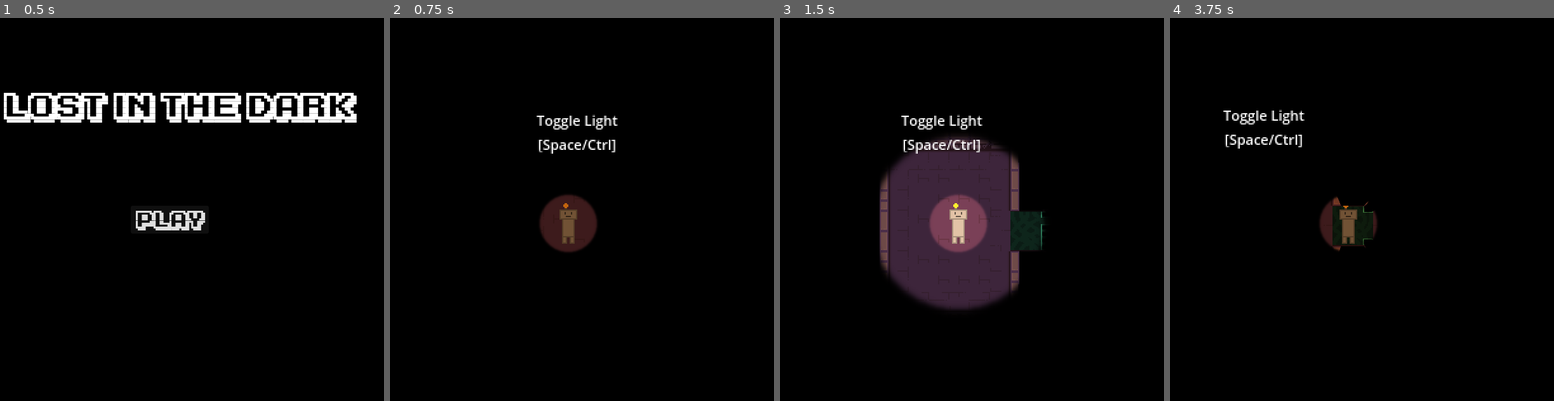
Above: before the commit, frames 1-4 (left to right).
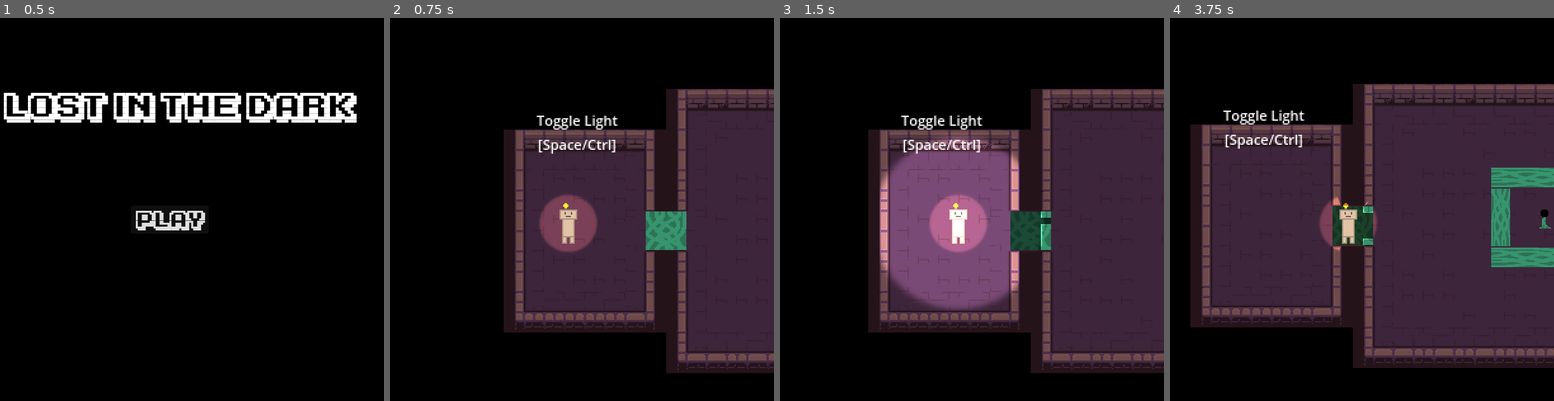
Above: after the commit, the same moments.

Repository: CookieCherith0969/GDM-Assignment-4
Game: Godot game, scene res://Scenes/StartMenu.tscn
The game is run twice, just before and just after one commit, with the same random seed, the same clock (stepped at 60 frames per second) and the same inputs.
Inputs (mouse positions are in pixels of both pictures, inside the frame that each line leads up to):
- Up to frame 1 (0.5 s): no input
- Up to frame 2 (0.75 s): click "PLAY" at 0.5 s
- Up to frame 3 (1.5 s): tap Enter at 1.25 s; move the mouse to (1048, 201) at 1.27 s; hold D (Right) from 1.28 s (still down); hold Space (Light) from 1.28 s (still down)
- Up to frame 4 (3.75 s): move the mouse to (1266, 243) at 2.02 s; release D (Right) at 2.03 s; release Space (Light) at 2.03 s; hold S (Down) 2.03-2.78 s; tap Space (Light) at 2.1, 3.6 s; tap R (Reset) at 2.75 s; move the mouse to (1388, 132) at 2.77 s; hold D (Right) 2.78-3.53 s; hold Space (Light) 2.78-3.53 s; move the mouse to (1327, 305) at 3.52 s; hold W (Up) from 3.53 s (still down)

Frame 1 is identical in both runs. In frame 2, 43% of the frame differs, in the area x 29-100%, y 18-93%; in frame 3, 48%; in frame 4, 61%, in the area x 5-100%, y 17-92%.

Commit message:
New light types, swapped some lights to non-raycast versions

Diff:
--- a/Scenes/Levels/BatteryLevel.tscn
+++ b/Scenes/Levels/BatteryLevel.tscn
@@ -13,6 +13,7 @@
 [ext_resource type="PackedScene" uid="uid://dudk7d7ss8mki" path="res://Scenes/Glass.tscn" id="11_egktx"]
 [ext_resource type="PackedScene" path="res://Scenes/hive.tscn" id="12_nt2eq"]
 [ext_resource type="PackedScene" path="res://Scenes/inverted_power_gate.tscn" id="13_1tg8b"]
+[ext_resource type="PackedScene" uid="uid://kgh665ni5kcx" path="res://Scenes/inverted_deco_light.tscn" id="15_3jseq"]
 
 [sub_resource type="RectangleShape2D" id="RectangleShape2D_w4faw"]
 size = Vector2(64, 5)
@@ -23,6 +24,7 @@
 layer_0/tile_data = PackedInt32Array(-65538, 196608, 2, -65537, 196608, 2, -131072, 131072, 2, -131071, 196608, 2, -131 …(14793 unchanged characters)…
 
 [node name="CanvasModulate" type="CanvasModulate" parent="."]
+visible = false
 color = Color(0, 0, 0, 1)
 
 [node name="Enemies" type="Node2D" parent="."]
@@ -111,13 +113,6 @@
 texture_scale = 1.42853
 lights_lightables = false
 radius = 64.284
-start_powered = true
-
-[node name="CeilingLight4" parent="Map" instance=ExtResource("4_ftjt1")]
-position = Vector2(-241, -855)
-color = Color(0.109804, 0.470588, 0.921569, 0.741176)
-lights_lightables = false
-lights_player = false
 start_powered = true
 
 [node name="Player" parent="." instance=ExtResource("3_2u5ik")]
@@ -186,33 +181,6 @@
 [node name="Hive" parent="." instance=ExtResource("12_nt2eq")]
 position = Vector2(65, -816)
 
-[node name="CeilingLight" parent="." instance=ExtResource("4_ftjt1")]
-position = Vector2(-122, -705)
-color = Color(0.847059, 0, 0.0470588, 0.713726)
-texture_scale = 0.476244
-lights_lightables = false
-lights_player = false
-radius = 21.431
-start_powered = true
-
-[node name="CeilingLight2" parent="." instance=ExtResource("4_ftjt1")]
-position = Vector2(-31, -641)
-color = Color(0.847059, 0, 0.0470588, 0.713726)
-texture_scale = 0.476244
-lights_lightables = false
-lights_player = false
-radius = 21.431
-start_powered = true
-
-[node name="CeilingLight3" parent="." instance=ExtResource("4_ftjt1")]
-position = Vector2(17, -818)
-color = Color(0.847059, 0, 0.0470588, 0.713726)
-texture_scale = 0.476244
-lights_lightables = false
-lights_player = false
-radius = 21.431
-start_powered = true
-
 [node name="CeilingLight4" parent="." instance=ExtResource("4_ftjt1")]
 position = Vector2(-161, -706)
 enabled = false
@@ -223,7 +191,7 @@
 start_powered = false
 
 [node name="CeilingLight5" parent="." instance=ExtResource("4_ftjt1")]
-position = Vector2(-17, -814)
+position = Vector2(0, -816)
 enabled = false
 texture_scale = 1.64016
 lights_lightables = false
@@ -231,24 +199,6 @@
 power_id = 3
 start_powered = false
 
-[node name="CeilingLight6" parent="." instance=ExtResource("4_ftjt1")]
-position = Vector2(0, -481)
-color = Color(0.847059, 0, 0.0470588, 0.713726)
-texture_scale = 0.476244
-lights_lightables = false
-lights_player = false
-radius = 21.431
-start_powered = true
-
-[node name="CeilingLight7" parent="." instance=ExtResource("4_ftjt1")]
-position = Vector2(0, -254)
-color = Color(0.847059, 0, 0.0470588, 0.713726)
-texture_scale = 0.476244
-lights_lightables = false
-lights_player = false
-radius = 21.431
-start_powered = true
-
 [node name="PowerGate5" parent="." instance=ExtResource("7_dvlgi")]
 position = Vector2(-232, -824)
 power_id = 3
@@ -257,5 +207,33 @@
 position = Vector2(-248, -824)
 power_id = 3
 
+[node name="InvertedDecoLight" parent="." instance=ExtResource("15_3jseq")]
+position = Vector2(-1, -234)
+texture_scale = 0.777778
+radius = 35.0
+
+[node name="InvertedDecoLight2" parent="." instance=ExtResource("15_3jseq")]
+position = Vector2(-50, -636)
+texture_scale = 0.777778
+radius = 35.0
+
+[node name="InvertedDecoLight3" parent="." instance=ExtResource("15_3jseq")]
+position = Vector2(-161, -706)
+texture_scale = 0.777778
+radius = 35.0
+power_id = 3
+
+[node name="InvertedDecoLight4" parent="." instance=ExtResource("15_3jseq")]
+position = Vector2(0, -816)
+texture_scale = 0.777778
+radius = 35.0
+power_id = 3
+
+[node name="InvertedDecoLight5" parent="." instance=ExtResource("15_3jseq")]
+position = Vector2(-241, -851)
+color = Color(0.239216, 0.541176, 0.87451, 0.788235)
+texture_scale = 1.0
+radius = 45.0
+
 [connection signal="body_entered" from="PowerTrigger" to="PowerTrigger" method="_on_body_entered"]
 [connection signal="trigger" from="PowerTrigger" to="Label2" method="reveal"]
--- a/Scenes/Levels/LampLevel.tscn
+++ b/Scenes/Levels/LampLevel.tscn
@@ -22,6 +22,7 @@
 layer_1/tile_data = PackedInt32Array(262140, 1, 4, 262141, 196609, 4, 262142, 262145, 4, 262143, 131073, 4, 196608, 131 …(4830 unchanged characters)…
 
 [node name="CanvasModulate" type="CanvasModulate" parent="."]
+visible = false
 color = Color(0, 0, 0, 1)
 
 [node name="Enemies" type="Node2D" parent="."]
--- a/Scenes/Levels/Tutorial.tscn
+++ b/Scenes/Levels/Tutorial.tscn
@@ -7,15 +7,17 @@
 [ext_resource type="PackedScene" path="res://Scenes/lightGate.tscn" id="3_ysgnm"]
 [ext_resource type="PackedScene" uid="uid://c042mnm23xyoo" path="res://Scenes/lampPlant.tscn" id="4_pwxd5"]
 [ext_resource type="PackedScene" uid="uid://tqdff6nllier" path="res://Scenes/Key.tscn" id="5_ct3nx"]
-[ext_resource type="PackedScene" uid="uid://ow70hbsvy5xi" path="res://Scenes/lockedDoor.tscn" id="6_wdsr3"]
+[ext_resource type="PackedScene" path="res://Scenes/lockedDoor.tscn" id="6_wdsr3"]
 [ext_resource type="PackedScene" uid="uid://dudk7d7ss8mki" path="res://Scenes/Glass.tscn" id="7_0eb6t"]
-[ext_resource type="PackedScene" uid="uid://b2suve1qcxwg0" path="res://Scenes/LevelExit.tscn" id="9_k4sq3"]
-[ext_resource type="PackedScene" uid="uid://ct4mbup2rhftj" path="res://Scenes/hive.tscn" id="10_6yq8q"]
-[ext_resource type="PackedScene" uid="uid://xs0r1byb1prb" path="res://Scenes/ceiling_light.tscn" id="10_31b4y"]
+[ext_resource type="PackedScene" path="res://Scenes/LevelExit.tscn" id="9_k4sq3"]
+[ext_resource type="PackedScene" path="res://Scenes/hive.tscn" id="10_6yq8q"]
+[ext_resource type="PackedScene" uid="uid://kgh665ni5kcx" path="res://Scenes/inverted_deco_light.tscn" id="13_1tqma"]
+[ext_resource type="PackedScene" uid="uid://24gtspt7nbjk" path="res://Scenes/deco_light.tscn" id="13_by1bg"]
 
 [node name="TutorialLevel" type="Node2D"]
 
 [node name="CanvasModulate" type="CanvasModulate" parent="."]
+visible = false
 color = Color(0, 0, 0, 1)
 
 [node name="Label" type="Label" parent="."]
@@ -117,22 +119,16 @@
 rotation = 1.5708
 scale = Vector2(2, 1)
 
-[node name="CeilingLight" parent="." instance=ExtResource("10_31b4y")]
-position = Vector2(454, -81)
-color = Color(0.239216, 0.541176, 0.87451, 1)
-texture_scale = 1.00531
-lights_lightables = false
-lights_player = false
-radius = 45.239
-start_powered = true
+[node name="InvertedDecoLight" parent="." instance=ExtResource("13_1tqma")]
+position = Vector2(516, 12)
 
-[node name="CeilingLight2" parent="." instance=ExtResource("10_31b4y")]
-position = Vector2(519, 7)
-color = Color(0.847059, 0, 0.0470588, 0.713726)
-texture_scale = 0.793667
-lights_lightables = false
-lights_player = false
-radius = 35.715
-start_powered = true
+[node name="InvertedDecoLight2" parent="." instance=ExtResource("13_1tqma")]
+position = Vector2(455, -83)
+color = Color(0.239216, 0.541176, 0.87451, 0.788235)
+texture_scale = 1.0
+radius = 45.0
+
+[node name="DecoLight" parent="." instance=ExtResource("13_by1bg")]
+position = Vector2(471, 10)
 
 [connection signal="failed_open" from="Objects/LockedDoor" to="Label2" method="reveal"]
--- /dev/null
+++ b/Scenes/deco_light.tscn
@@ -0,0 +1,18 @@
+[gd_scene load_steps=4 format=3 uid="uid://24gtspt7nbjk"]
+
+[ext_resource type="Texture2D" uid="uid://pjmvuxj7cjlu" path="res://Art/PlaceholderArt/GlowLight.png" id="1_02agb"]
+[ext_resource type="Script" path="res://Scripts/DecoLight.gd" id="2_0bxs8"]
+[ext_resource type="Texture2D" uid="uid://ci43jde51dx1e" path="res://Art/2D Pixel Dungeon Asset Pack/items and trap_animation/torch/torch_4.png" id="3_i3pkl"]
+
+[node name="DecoLight" type="PointLight2D"]
+enabled = false
+color = Color(0.239216, 0.541176, 0.87451, 0.788235)
+shadow_enabled = true
+shadow_filter = 1
+texture = ExtResource("1_02agb")
+texture_scale = 1.11111
+script = ExtResource("2_0bxs8")
+
+[node name="Torch4" type="Sprite2D" parent="."]
+modulate = Color(1, 1, 1, 0.219608)
+texture = ExtResource("3_i3pkl")
--- /dev/null
+++ b/Scenes/inverted_deco_light.tscn
@@ -0,0 +1,18 @@
+[gd_scene load_steps=4 format=3 uid="uid://kgh665ni5kcx"]
+
+[ext_resource type="Texture2D" uid="uid://pjmvuxj7cjlu" path="res://Art/PlaceholderArt/GlowLight.png" id="1_w8ha3"]
+[ext_resource type="Script" path="res://Scripts/InvertedDecoLight.gd" id="2_14pcc"]
+[ext_resource type="Texture2D" uid="uid://ci43jde51dx1e" path="res://Art/2D Pixel Dungeon Asset Pack/items and trap_animation/torch/torch_4.png" id="3_c6noc"]
+
+[node name="InvertedDecoLight" type="PointLight2D"]
+color = Color(0.847059, 0, 0.0470588, 0.713726)
+shadow_enabled = true
+shadow_filter = 1
+texture = ExtResource("1_w8ha3")
+texture_scale = 0.777778
+script = ExtResource("2_14pcc")
+radius = 35.0
+
+[node name="Torch4" type="Sprite2D" parent="."]
+modulate = Color(1, 1, 1, 0.219608)
+texture = ExtResource("3_c6noc")
--- /dev/null
+++ b/Scenes/inverted_light.tscn
@@ -0,0 +1,25 @@
+[gd_scene load_steps=5 format=3 uid="uid://di82cfdtynvqu"]
+
+[ext_resource type="Texture2D" uid="uid://pjmvuxj7cjlu" path="res://Art/PlaceholderArt/GlowLight.png" id="1_3yo3l"]
+[ext_resource type="Script" path="res://Scripts/InvertedLight.gd" id="2_kceik"]
+[ext_resource type="PackedScene" uid="uid://dnfv8l2scy5xo" path="res://Scenes/blockable_area.tscn" id="3_4fr8u"]
+[ext_resource type="Texture2D" uid="uid://ci43jde51dx1e" path="res://Art/2D Pixel Dungeon Asset Pack/items and trap_animation/torch/torch_4.png" id="4_dx0q3"]
+
+[node name="InvertedLight" type="PointLight2D"]
+shadow_enabled = true
+shadow_filter = 1
+texture = ExtResource("1_3yo3l")
+texture_scale = 1.11111
+script = ExtResource("2_kceik")
+
+[node name="LightArea" parent="." instance=ExtResource("3_4fr8u")]
+ray_range = 50.0
+hit_from_inside = true
+ray_mask = 26
+
+[node name="Torch4" type="Sprite2D" parent="."]
+modulate = Color(1, 1, 1, 0.219608)
+texture = ExtResource("4_dx0q3")
+
+[connection signal="target_entered" from="LightArea" to="." method="_on_light_area_target_entered"]
+[connection signal="target_exited" from="LightArea" to="." method="_on_light_area_target_exited"]
--- /dev/null
+++ b/Scripts/DecoLight.gd
@@ -0,0 +1,40 @@
+@tool
+extends PointLight2D
+
+@export_range(0.05, 500)
+var radius : float = 50 : set = set_radius
+@export
+var power_id : int = 0
+var id : int = 0 : set = set_id
+
+var registered = false
+
+# Called when the node enters the scene tree for the first time.
+func _ready():
+	if Engine.is_editor_hint():
+		radius = radius
+		power_id = power_id
+	else:
+		id = power_id
+
+func set_radius(val : float):
+	radius = val
+
+	texture_scale = radius/45
+
+func set_id(val : int):
+	if not registered:
+		id = val
+		PowerManager.register_powerable(self, id)
+		registered = true
+		return
+
+	PowerManager.deregister_powerable(self, id)
+	id = val
+	PowerManager.register_powerable(self, id)
+
+func on_power():
+	enabled = true
+
+func on_depower():
+	enabled = false
--- /dev/null
+++ b/Scripts/InvertedDecoLight.gd
@@ -0,0 +1,40 @@
+@tool
+extends PointLight2D
+
+@export_range(0.05, 500)
+var radius : float = 50 : set = set_radius
+@export
+var power_id : int = 0
+var id : int = 0 : set = set_id
+
+var registered = false
+
+# Called when the node enters the scene tree for the first time.
+func _ready():
+	if Engine.is_editor_hint():
+		radius = radius
+		power_id = power_id
+	else:
+		id = power_id
+
+func set_radius(val : float):
+	radius = val
+
+	texture_scale = radius/45
+
+func set_id(val : int):
+	if not registered:
+		id = val
+		PowerManager.register_powerable(self, id)
+		registered = true
+		return
+
+	PowerManager.deregister_powerable(self, id)
+	id = val
+	PowerManager.register_powerable(self, id)
+
+func on_power():
+	enabled = false
+
+func on_depower():
+	enabled = true
--- /dev/null
+++ b/Scripts/InvertedLight.gd
@@ -0,0 +1,86 @@
+@tool
+extends PointLight2D
+
+@export
+var lights_lightables = true : set = set_lightables
+@export
+var lights_player = true : set = set_player
+@export_range(0.05, 500)
+var radius : float = 50 : set = set_radius
+@export
+var power_id : int = 0
+var id : int = 0 : set = set_id
+
+var registered = false
+
+@onready
+var light_area = $LightArea
+
+# Called when the node enters the scene tree for the first time.
+func _ready():
+	if Engine.is_editor_hint():
+		radius = radius
+		lights_lightables = lights_lightables
+		lights_player = lights_player
+		power_id = power_id
+	else:
+		id = power_id
+		update_mask()
+
+func set_lightables(val : bool):
+	lights_lightables = val
+	if not is_instance_valid(light_area):
+		return
+
+	update_mask()
+
+func set_player(val : bool):
+	lights_player = val
+	if not is_instance_valid(light_area):
+		return
+
+	update_mask()
+
+func update_mask():
+	light_area.ray_mask = 16
+	if lights_lightables:
+		light_area.ray_mask += 8
+	if lights_player:
+		light_area.ray_mask += 2
+
+func set_radius(val : float):
+	radius = val
+	if not is_instance_valid(light_area):
+		return
+
+	light_area.ray_range = radius
+	texture_scale = radius/45
+
+
+func _on_light_area_target_entered(target):
+	if target.has_method("on_lit"):
+		target.on_lit(self)
+
+
+func _on_light_area_target_exited(target):
+	if target.has_method("on_unlit"):
+		target.on_unlit(self)
+
+func set_id(val : int):
+	if not registered:
+		id = val
+		PowerManager.register_powerable(self, id)
+		registered = true
+		return
+
+	PowerManager.deregister_powerable(self, id)
+	id = val
+	PowerManager.register_powerable(self, id)
+
+func on_power():
+	light_area.active = false
+	enabled = false
+
+func on_depower():
+	light_area.active = true
+	enabled = true
Not shown, added: Art/Environment/lightflower.png.import
Not shown, added: Art/Environment/tube.png.import
Not shown, added: Art/Interactables/interactables.png.import
Not shown: 2 places in Scenes/Glass.tscn that only renumber resources
Not shown: 1 places in Scenes/Levels/BatteryLevel.tscn that only renumber resources
Not shown: 1 places in Scenes/Levels/LampLevel.tscn that only renumber resources
Not shown: 1 places in Scenes/Levels/Tutorial.tscn that only renumber resources
